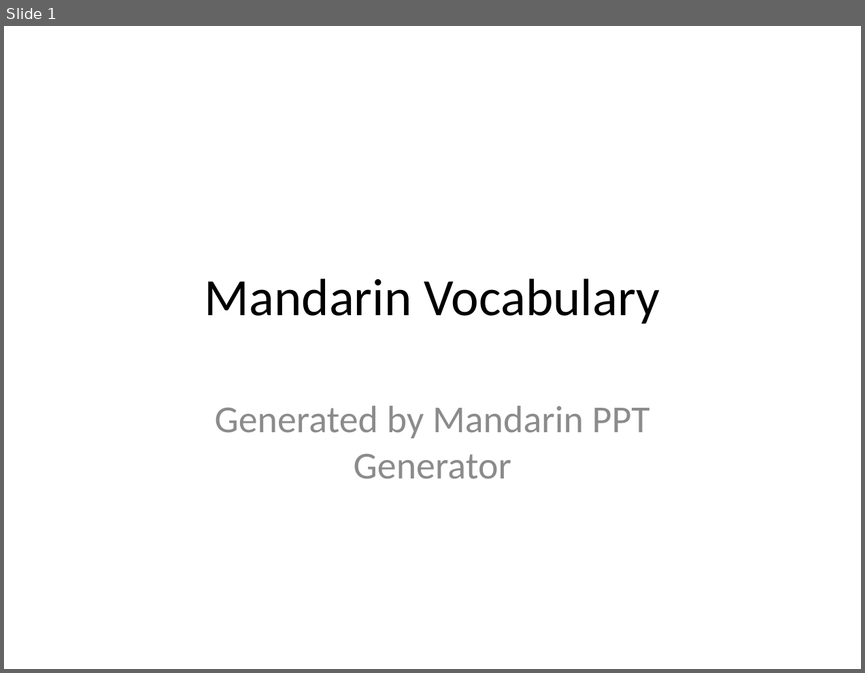
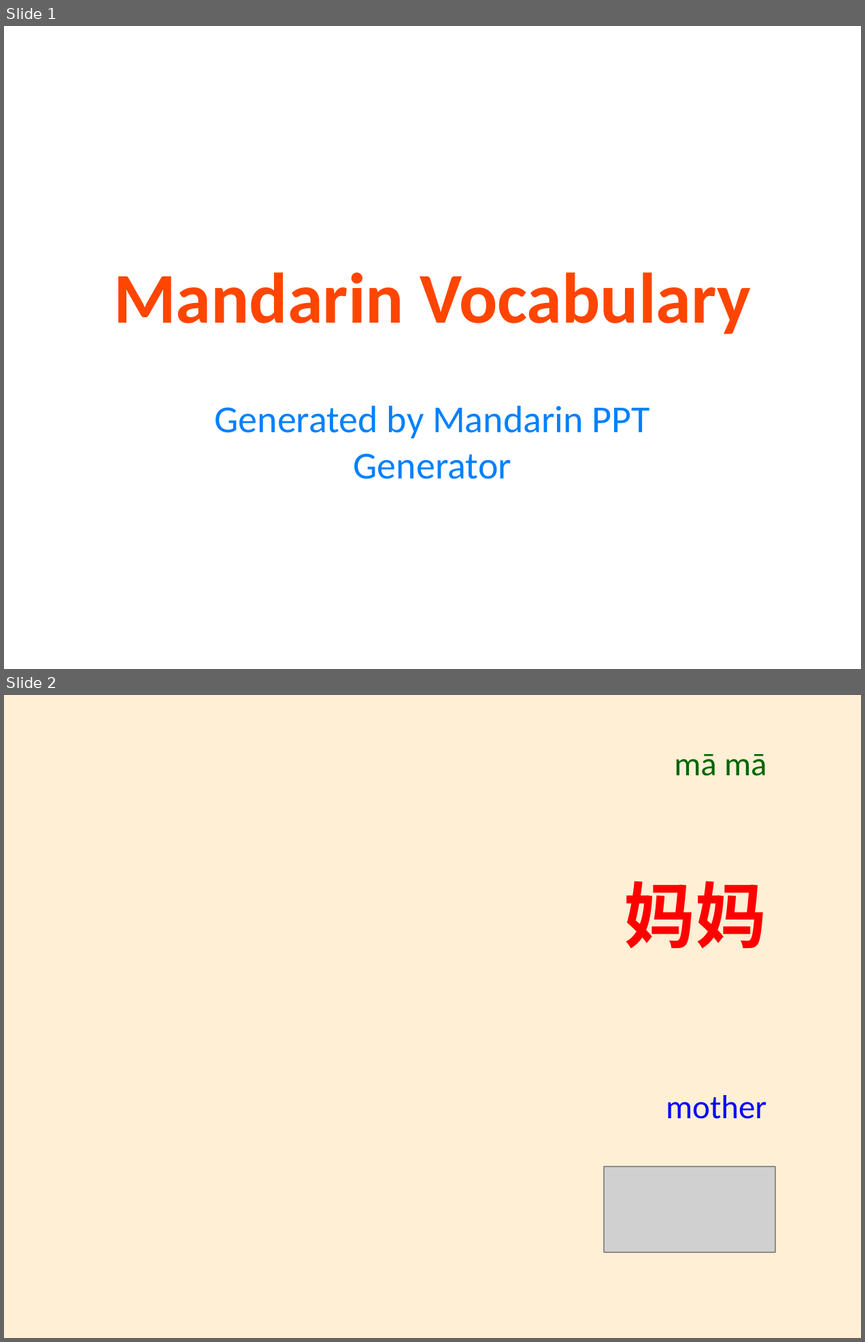
Before and after one commit to t1anzn/Mandarin-PPT-Generator, a slide deck: Mandarin_Vocabulary_PPT.pptx. Shown one above the other, each under a label of ours: slide 1 before the commit, slides 1 and 2 after it. The pictures are 865x673 and 865x1342 pixels, drawn with LibreOffice and Linux fonts; fonts in the diff are those of the drawing; grey boxes stand for pictures. Boxes give left, top, right and bottom in pixels: in the first picture for what was removed or moved away, otherwise in the second. Text is boxed around its words. In the diff, an @@ line names an element or a change of style, - is before the commit and + after.

```diff
--- a/Mandarin_Vocabulary_PPT.pptx
+++ b/Mandarin_Vocabulary_PPT.pptx
@@ slide 2 added at [4, 695, 861, 1338], background #FFEFD5 @@
@@ text added at [674, 754, 767, 776], 28 pt, text #006400 @@
+mā mā
@@ text added at [624, 881, 767, 948], 60 pt, text #FF0000, bold @@
+妈妈
@@ text added at [666, 1095, 766, 1119], 28 pt, text #0000FF @@
+mother
@@ picture added at [604, 1166, 775, 1252] @@
@@ slide 1 changed as well @@
@@ title "Mandarin Vocabulary" at [113, 272, 751, 334]: size 44 to 60 pt, text colour #000000 to #FF4500, bold on @@
@@ subtitle "Generated by Mandarin PPT Generator" at [215, 405, 650, 479]: text colour #8C8C8C to #0080FF @@
```
Also in this commit, not shown: 14 other slides added, 3 slides removed, 22 other files.
